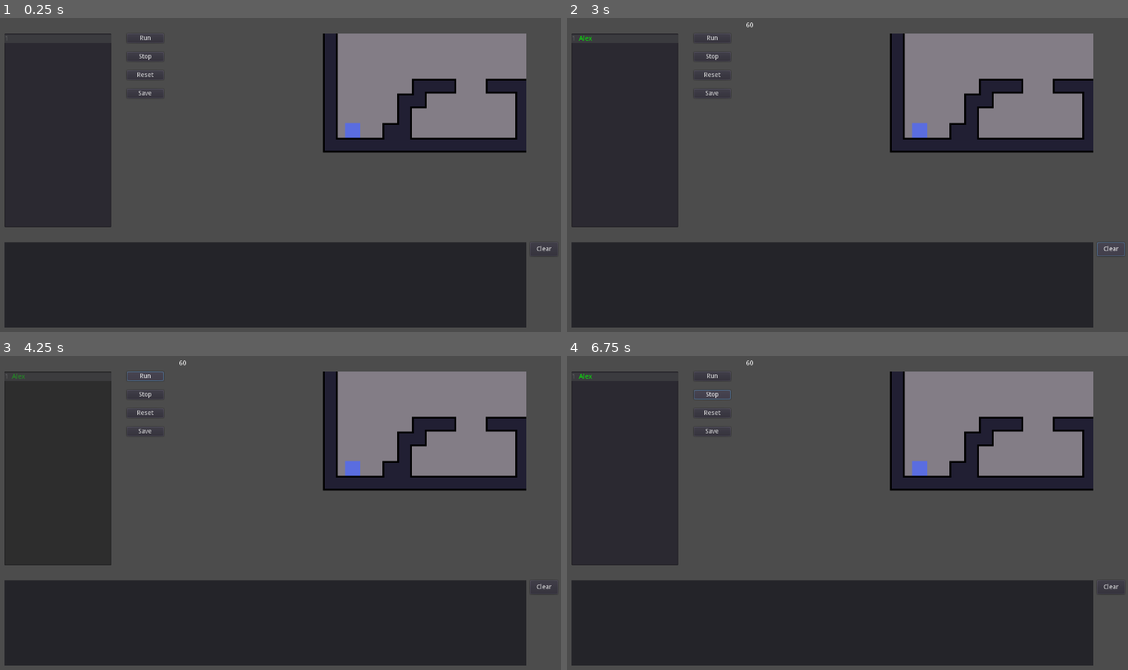
Above: before the commit, frames 1-4 (two rows, left to right).
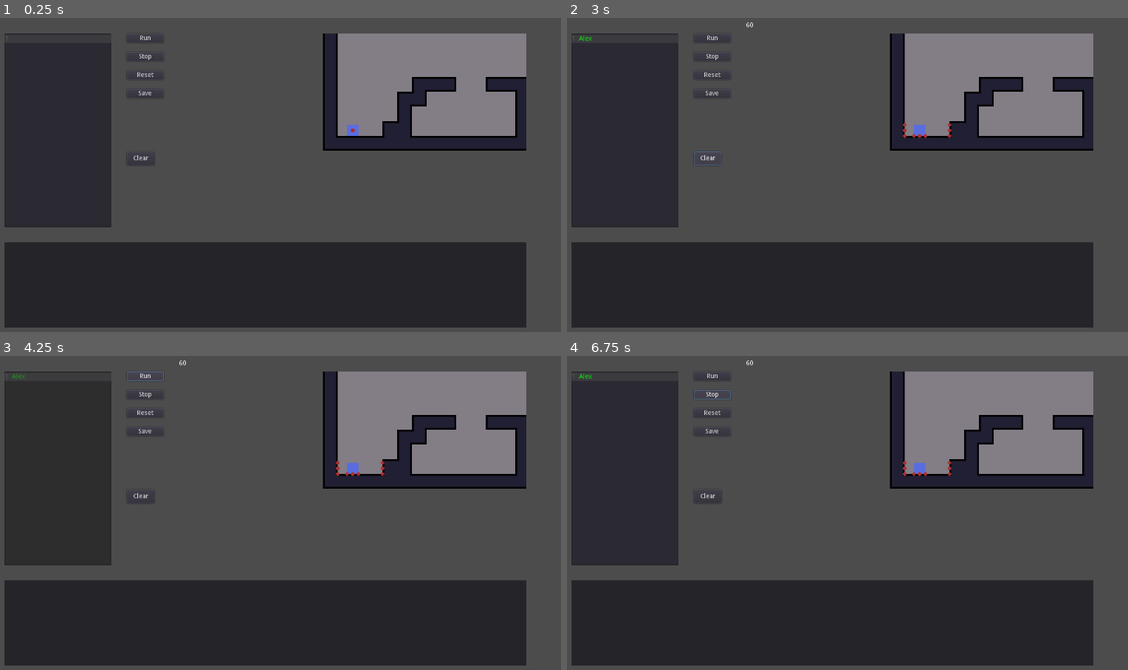
Above: after the commit, the same moments.

Repository: salihfc/code-runner
Game: Godot game, scene res://Main.tscn
The game is run twice, just before and just after one commit, with the same random seed, the same clock (stepped at 60 frames per second) and the same inputs.
Inputs (mouse positions are in pixels of both pictures, inside the frame that each line leads up to):
- Up to frame 1 (0.25 s): no input
- Up to frame 2 (3 s): click (623, 131) at 0.52 s; type "Alex" at 0.6 s; click "Run" at 1.25 s; click "Stop" at 2 s; click "Clear" at 2.75 s
- Up to frame 3 (4.25 s): click "Run" at 3.5 s
- Up to frame 4 (6.75 s): click "Stop" at 4.25 s; click "Clear" at 5 s; click "Run" at 5.75 s; click "Stop" at 6.5 s

The runs differ from the first frame. In frame 1, 1.3% of the frame differs, in the area x 23-99%, y 18-75%; in frame 2, 1.4%, in the area x 22-100%, y 18-76%; in frame 3, 1.4%; in frame 4, 1.4%.

Commit message:
player size reduced, player physics changed, added debug visuals to query rays

Diff:
--- a/Analyzer.gd
+++ b/Analyzer.gd
@@ -82,6 +82,7 @@
 	"GD_RD",
 
 	"ON_FLOOR",
+	"POS",
 ]
 
 var processing := false
@@ -108,7 +109,8 @@
 	pass
 
 
-func _process(delta: float) -> void:
+func _physics_process(delta: float) -> void:
+#func _process(delta: float) -> void:
 	if processing:
 		current_line = 0
 		while current_line < lines.size():
@@ -120,7 +122,7 @@
 
 
 func run_instruction(line_number:int) -> bool:
-	LOG.pr(2, "LINE: %s" % line_number, "Analyzer::run_instruction")
+#	LOG.pr(2, "LINE: %s" % line_number, "Analyzer::run_instruction")
 
 	# check if comment
 	if lines[line_number].begins_with("#"):
@@ -146,7 +148,8 @@
 			if !while_binds.has(jump_target) and jump_table.has(jump_target):
 				current_line = jump_table[jump_target]
 			else:
-				LOG.pr(2, "JUMP target [%s] cannot found" % jump_target, "Analyzer::run_instructions")
+				LOG.pr(2, "JUMP target [%s] cannot found" % jump_target,\
+				"Analyzer::run_instructions")
 				assert(0)
 
 		"JI", "JN": # Jump If | Jump Not If
@@ -155,8 +158,6 @@
 
 			var evaluation = evaluate_expression(expression)
 			var target_truth_val = (op == "JI")
-
-#			console._print("[%s] {%s} = {%s}" % [line_number, expression, evaluation])
 
 			if !while_binds.has(jump_target) and jump_table.has(jump_target):
 				if bool(evaluation) == target_truth_val:
@@ -164,7 +165,8 @@
 				else:
 					current_line += 1
 			else:
-				LOG.pr(2, "jump target cannot found", "Analyzer::run_instructions")
+				LOG.pr(2, "jump target cannot found",\
+				"Analyzer::run_instructions")
 				assert(0)
 
 		"VAR":
@@ -181,10 +183,16 @@
 				if rvalue != "":
 					if var_table.has(rvalue):
 						var_table[target_ref] = var_table[rvalue]
+
 					elif query_table.has(rvalue):
 						var_table[target_ref] = query(rvalue)
 					else:
-						var_table[target_ref] = evaluate_expression(rvalue)
+						var_table[target_ref] =\
+						evaluate_expression(rvalue)
+				LOG.pr(1, "%s init as %s"\
+				% [target_ref, var_table[target_ref]],\
+				"Analyzer::run_instruction::match::op")
+
 			current_line += 1
 
 		"PUT": # Assignment operation A = 5, A = B, A = B + 5
@@ -194,7 +202,8 @@
 				rvalue = 0
 
 			if not is_valid_var_name(target_ref):
-				LOG.pr(2, "IDENTIFIER name is not valid [%s]" % target_ref, "Analyzer::run_instructions")
+				LOG.pr(2, "IDENTIFIER name is not valid [%s]" % target_ref,\
+				"Analyzer::run_instructions")
 				assert(0)
 
 			if var_table.has(rvalue):
@@ -224,12 +233,13 @@
 				else:
 					current_line = (jump_table[jump_target] + 1)
 			else:
-				LOG.pr(2, "WHILE BIND CANNOT FOUND: [%s]" % jump_target, "Analyzer::run_instruction")
+				LOG.pr(2, "WHILE BIND CANNOT FOUND: [%s]" % jump_target,\
+				"Analyzer::run_instruction")
 				assert(0)
 
 		"CONTINUE":
 			# go to next step
-			LOG.pr(1, "Continue", "Analyzer::run_instruction")
+#			LOG.pr(1, "Continue", "Analyzer::run_instruction")
 			return false
 
 		"PRINT":
@@ -245,7 +255,8 @@
 #			console._print("%s: %s" % [line, String(eval)])
 
 		_:
-			LOG.pr(2, "Warning: line skipped [%s]" % line_number, "Analyzer::run_instruction")
+			LOG.pr(2, "Warning: line skipped [%s]" % line_number,\
+			"Analyzer::run_instruction")
 #			evaluate_expression(lines[line_number])
 			current_line += 1
 
@@ -460,6 +471,7 @@
 				cur += 1
 
 	if it < 0:
+		return expression
 		assert(0)
 
 	## --------------------------------------------------
@@ -581,11 +593,17 @@
 		"GD_U", "GD_L", "GD_D", "GD_R", "GD_UL", "GD_LU", "GD_DR", "GD_RD",\
 		"GD_UR", "GD_LD", "GD_DL", "GD_RU":
 			qname = qname.right(3)
-			var result = Player.get_dist(qname)
+			var result :float= Player.get_dist(qname)
+			if abs(result) < 0.02:
+				result = 0
 #			prints("query(%s) : %s" % [qname, result])
 			return result
+
 		"ON_FLOOR":
 			return Player.on_floor()
+
+		"POS":
+			return GLOBAL.Player.global_position
 		_:
 			pass
 
--- a/Game.tscn
+++ b/Game.tscn
@@ -6,8 +6,11 @@
 
 [node name="Game" type="Node2D"]
 script = ExtResource( 3 )
+__meta__ = {
+"_edit_group_": true
+}
 
 [node name="Level" parent="." instance=ExtResource( 2 )]
 
 [node name="Player" parent="." instance=ExtResource( 1 )]
-position = Vector2( 32, 183.833 )
+position = Vector2( 32, 186 )
--- a/Main.tscn
+++ b/Main.tscn
@@ -126,10 +126,10 @@
 }
 
 [node name="Clear" type="Button" parent="UI"]
-margin_left = 1212.84
-margin_top = 495.0
-margin_right = 1272.84
-margin_bottom = 525.0
+margin_left = 338.984
+margin_top = 298.0
+margin_right = 398.984
+margin_bottom = 328.0
 text = "Clear"
 __meta__ = {
 "_edit_use_anchors_": false
--- a/Player/Player.gd
+++ b/Player/Player.gd
@@ -17,6 +17,8 @@
 
 func _ready() -> void:
 	GLOBAL.Player = self
+
+
 
 func _physics_process(delta: float) -> void:
 #	if _is_on_floor():
@@ -41,20 +43,25 @@
 	velocity.y += GRAVITY * delta
 
 	velocity = move_and_slide(velocity, Vector2.UP)
+#	velocity = move_and_slide(velocity, Vector2.UP)
 #	velocity = move_and_slide(Vector2(velocity.x, (velocity.y + old_vel_y) / 2.0), Vector2.UP)
 
 	queue.push(position.y)
 
-	if _is_on_floor():
-		velocity.y = 0
+	velocity.x = 0
 
-	velocity.x = 0
 
 
 func _is_on_floor() -> bool:
 #	prints("distance to floor: [%s] <=? [%s]"\
 # % [get_dist(GLOBAL.DIRECTION.DOWN), $Sprite.get_rect().size.x / 2 + 0.01])
-	return (get_dist(GLOBAL.DIRECTION.DOWN) <= 0.1) or queue.is_same()
+	return (get_dist(GLOBAL.DIRECTION.DOWN) <= 0.0)
+#	 or queue.is_same()
+
+
+
+
+
 
 
 func get_dist(direction:int) -> float:
@@ -62,8 +69,8 @@
 	var ray = get_node(rname)
 
 	if ray.is_colliding():
-		return ray.global_transform.origin\
-		.distance_to(ray.get_collision_point())
+		var hit = ray.get_collision_point()
+		return ray.global_position.distance_to(hit)
 
 	return MAX_DIST
 
@@ -75,7 +82,28 @@
 	var ray = get_node(rname)
 
 	if ray.is_colliding():
-		return ray.global_transform.origin\
-		.distance_to(ray.get_collision_point())
+		var hit = ray.get_collision_point()
+		return ray.global_position.distance_to(hit)
 
 	return MAX_DIST
+
+
+func get_pos(direction:int):
+	var rname = "%sRay%s" % [ray_parent, GLOBAL.direction_name[direction]]
+	var ray = get_node(rname)
+
+	if ray.is_colliding():
+		return ray.get_collision_point()
+
+	return null
+
+
+func get_pos2(direction:int, side:int):
+	var rname = "%sRay%s%s"\
+	% [ray_parent ,GLOBAL.direction_name[direction], GLOBAL.direction_to_letter[side]]
+
+	var ray = get_node(rname)
+
+	if ray.is_colliding():
+		return ray.get_collision_point()
+	return null
--- a/Player/Player.tscn
+++ b/Player/Player.tscn
@@ -1,20 +1,32 @@
-[gd_scene load_steps=7 format=2]
+[gd_scene load_steps=9 format=2]
 
 [ext_resource path="res://Player/Player.gd" type="Script" id=1]
-[ext_resource path="res://assets/blue_16x16.png" type="Texture" id=2]
+[ext_resource path="res://assets/blue_12x12.png" type="Texture" id=2]
 [ext_resource path="res://Player/MovementController.gd" type="Script" id=3]
 [ext_resource path="res://Player/InputController.gd" type="Script" id=4]
 [ext_resource path="res://Player/PositionQueue.gd" type="Script" id=5]
+[ext_resource path="res://Player/debug/laser_hits.gd" type="Script" id=6]
+[ext_resource path="res://assets/white_4x4.png" type="Texture" id=7]
 
 [sub_resource type="RectangleShape2D" id=1]
-extents = Vector2( 8, 8 )
+extents = Vector2( 6, 6 )
 
 [node name="Player" type="KinematicBody2D"]
 collision_layer = 32
+collision/safe_margin = 0.01
 script = ExtResource( 1 )
+
+[node name="bottom" type="Position2D" parent="."]
+visible = false
+position = Vector2( 0, 6 )
 __meta__ = {
-"_edit_group_": true
+"_gizmo_extents_": 20.0
 }
+
+[node name="Sprite" type="Sprite" parent="bottom"]
+modulate = Color( 0.658824, 0.890196, 0.843137, 1 )
+scale = Vector2( 0.1, 0.1 )
+texture = ExtResource( 7 )
 
 [node name="Sprite" type="Sprite" parent="."]
 texture = ExtResource( 2 )
@@ -34,75 +46,76 @@
 script = ExtResource( 5 )
 
 [node name="Rays" type="Node2D" parent="."]
+visible = false
 
 [node name="RayDown" type="RayCast2D" parent="Rays"]
-position = Vector2( 0, 8 )
+position = Vector2( 0, 6 )
 enabled = true
 cast_to = Vector2( 0, 100 )
 collide_with_areas = true
 
 [node name="RayDownL" type="RayCast2D" parent="Rays"]
-position = Vector2( -7.01466, 8 )
+position = Vector2( -6, 6 )
 enabled = true
 cast_to = Vector2( 0, 100 )
 collide_with_areas = true
 
 [node name="RayDownR" type="RayCast2D" parent="Rays"]
-position = Vector2( 6.95814, 8 )
+position = Vector2( 6, 6 )
 enabled = true
 cast_to = Vector2( 0, 100 )
 collide_with_areas = true
 
 [node name="RayRight" type="RayCast2D" parent="Rays"]
-position = Vector2( 8, 0 )
+position = Vector2( 6, 0 )
 enabled = true
 cast_to = Vector2( 100, 0 )
 collide_with_areas = true
 
 [node name="RayRightD" type="RayCast2D" parent="Rays"]
-position = Vector2( 8, 6.93934 )
+position = Vector2( 6, 6 )
 enabled = true
 cast_to = Vector2( 100, 0 )
 collide_with_areas = true
 
 [node name="RayRightU" type="RayCast2D" parent="Rays"]
-position = Vector2( 8, -6.93763 )
+position = Vector2( 6, -6 )
 enabled = true
 cast_to = Vector2( 100, 0 )
 collide_with_areas = true
 
 [node name="RayUp" type="RayCast2D" parent="Rays"]
-position = Vector2( 0, -8 )
+position = Vector2( 0, -6 )
 enabled = true
 cast_to = Vector2( 0, -100 )
 collide_with_areas = true
 
 [node name="RayUpR" type="RayCast2D" parent="Rays"]
-position = Vector2( 6.95814, -8 )
+position = Vector2( 6, -6 )
 enabled = true
 cast_to = Vector2( 0, -100 )
 collide_with_areas = true
 
 [node name="RayUpL" type="RayCast2D" parent="Rays"]
-position = Vector2( -7.01466, -8 )
+position = Vector2( -6, -6 )
 enabled = true
 cast_to = Vector2( 0, -100 )
 collide_with_areas = true
 
 [node name="RayLeft" type="RayCast2D" parent="Rays"]
-position = Vector2( -8, 0 )
+position = Vector2( -6, 0 )
 enabled = true
 cast_to = Vector2( -100, 0 )
 collide_with_areas = true
 
 [node name="RayLeftU" type="RayCast2D" parent="Rays"]
-position = Vector2( -8, -6.93763 )
+position = Vector2( -6, -6 )
 enabled = true
 cast_to = Vector2( -100, 0 )
 collide_with_areas = true
 
 [node name="RayLeftD" type="RayCast2D" parent="Rays"]
-position = Vector2( -8, 6.93934 )
+position = Vector2( -6, 6 )
 enabled = true
 cast_to = Vector2( -100, 0 )
 collide_with_areas = true
@@ -113,4 +126,7 @@
 drag_margin_v_enabled = true
 smoothing_enabled = true
 smoothing_speed = 30.0
+
+[node name="laser_hits" type="Node2D" parent="."]
+script = ExtResource( 6 )
 [connection signal="timeout" from="MovementController/JumpTimer" to="MovementController" method="_on_JumpTimer_timeout"]
--- a/Player/PositionQueue.gd
+++ b/Player/PositionQueue.gd
@@ -3,7 +3,7 @@
 var q = []
 
 var SIZE :int= 10
-var THRESHOLD :float= 0.001
+var THRESHOLD :float= 0.0001
 
 func push(f : float):
 	q.push_back(f)
--- /dev/null
+++ b/Player/debug/laser_hits.gd
@@ -0,0 +1,55 @@
+extends Node2D
+
+onready var tex = preload("res://assets/red_4x4.png")
+onready var parent = get_parent()
+
+var laser_names = [
+	"U" ,
+	"L" ,
+	"R" ,
+	"D" ,
+
+	"UL",
+	"UR",
+
+	"DL",
+	"DR",
+
+	"LU",
+	"LD",
+
+	"RU",
+	"RD",
+]
+
+var children = {}
+
+func _ready() -> void:
+	for child_name in laser_names:
+		var new_child = Sprite.new()
+#		new_child.visible = false
+		new_child.texture = tex
+		new_child.name = child_name
+
+		children[child_name] = new_child
+		call_deferred("add_child", new_child)
+
+
+func _process(delta: float) -> void:
+
+	for direction in children:
+		var child = children[direction]
+		var pos
+		if direction.length() == 1:
+			pos = parent.get_pos(\
+			GLOBAL.letter_to_direction[direction])
+		else:
+			pos = parent.get_pos2(\
+			GLOBAL.letter_to_direction[direction[0]],
+			GLOBAL.letter_to_direction[direction[1]])
+
+		if pos:
+			child.visible = true
+			child.global_transform.origin = pos
+		else:
+			child.visible = false
Not shown: 1 places in Main.tscn that only renumber resources
Binary file added: assets/blue_12x12.png
Binary file added: assets/red_4x4.aseprite
Binary file added: assets/red_4x4.png
Binary file added: assets/white_4x4.png
Not shown, changed: .gitignore
